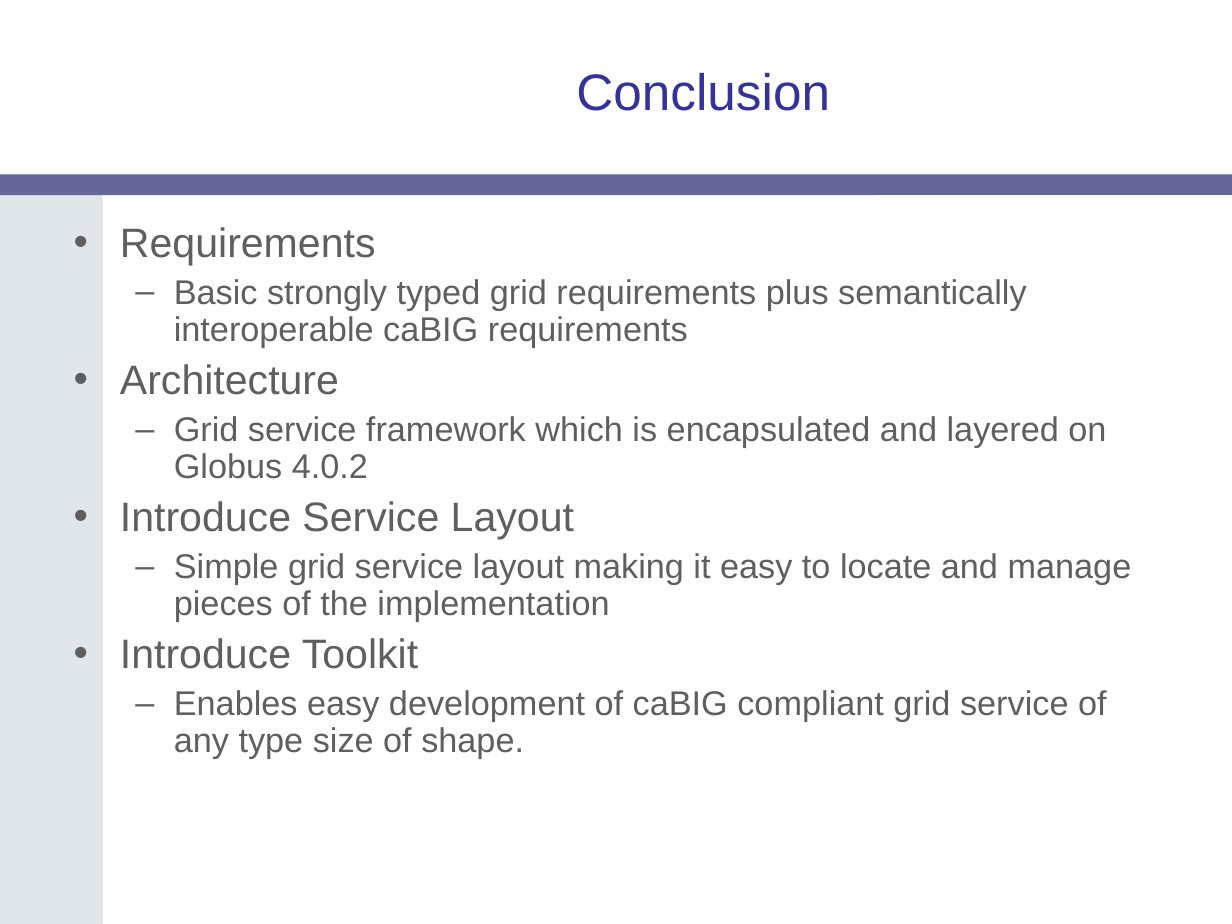
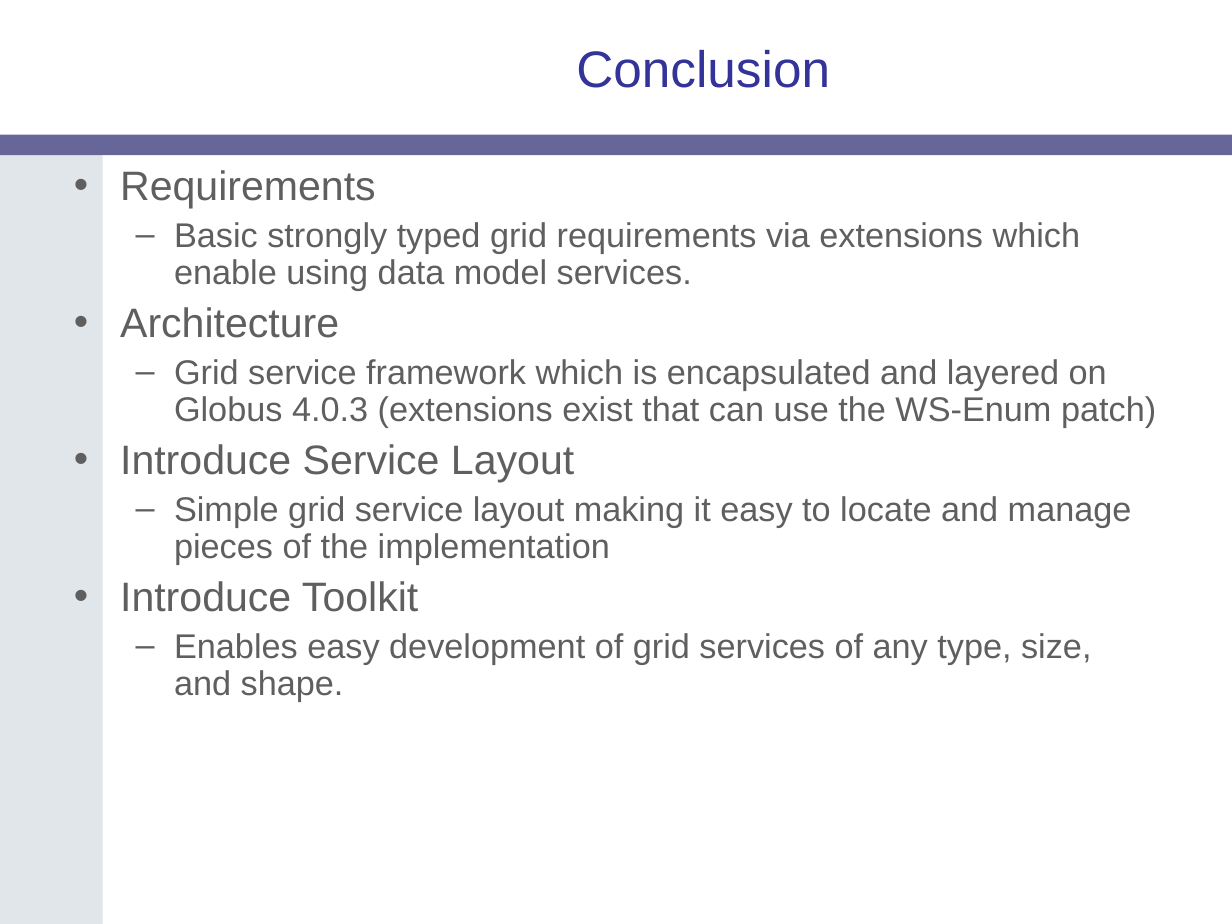
Before and after one commit to NCIP/cagrid-docs, a slide deck: slide 20 of presentations/introduce/Introduce-OGF19.ppt. Drawn at 1232x924 pixels with LibreOffice and Linux fonts; fonts in the diff are those of the drawing; background and template pictures are left out. Boxes give left, top, right and bottom in pixels: in the first picture for what was removed or moved away, otherwise in the second. Text is boxed around its words. In the diff, an @@ line names an element or a change of style, - is before the commit and + after.

```diff
--- a/presentations/introduce/Introduce-OGF19.ppt
+++ b/presentations/introduce/Introduce-OGF19.ppt
@@ title "Conclusion": place and size @@
-title "Conclusion" at [576,73,830,111]
+title "Conclusion" at [576,50,830,88]
@@ rounded rectangle: place and size @@
-rounded rectangle at [0,175,1232,196]
+rounded rectangle at [0,134,1232,155]
@@ freeform shape: place and size @@
-freeform shape at [0,175,102,924]
+freeform shape at [0,154,102,924]
@@ text "Requirements": place and size @@
-text "Requirements" at [120,227,1132,759]
+text "Requirements" at [120,170,1156,701]
@@ text at [174,222,1081,290]: text changed @@
-  – Basic strongly typed grid requirements plus semantically interoperable caBIG requirements
+  – Basic strongly typed grid requirements via extensions which enable using data model services.
@@ text at [174,359,1156,427]: text changed @@
-  – Grid service framework which is encapsulated and layered on Globus 4.0.2
+  – Grid service framework which is encapsulated and layered on Globus 4.0.3 (extensions exist that can use the WS-Enum patch)
@@ text at [174,633,1091,701]: text changed @@
-  – Enables easy development of caBIG compliant grid service of any type size of shape.
+  – Enables easy development of grid services of any type, size, and shape.
```
Also in this commit, not shown: 20 other slides changed.
